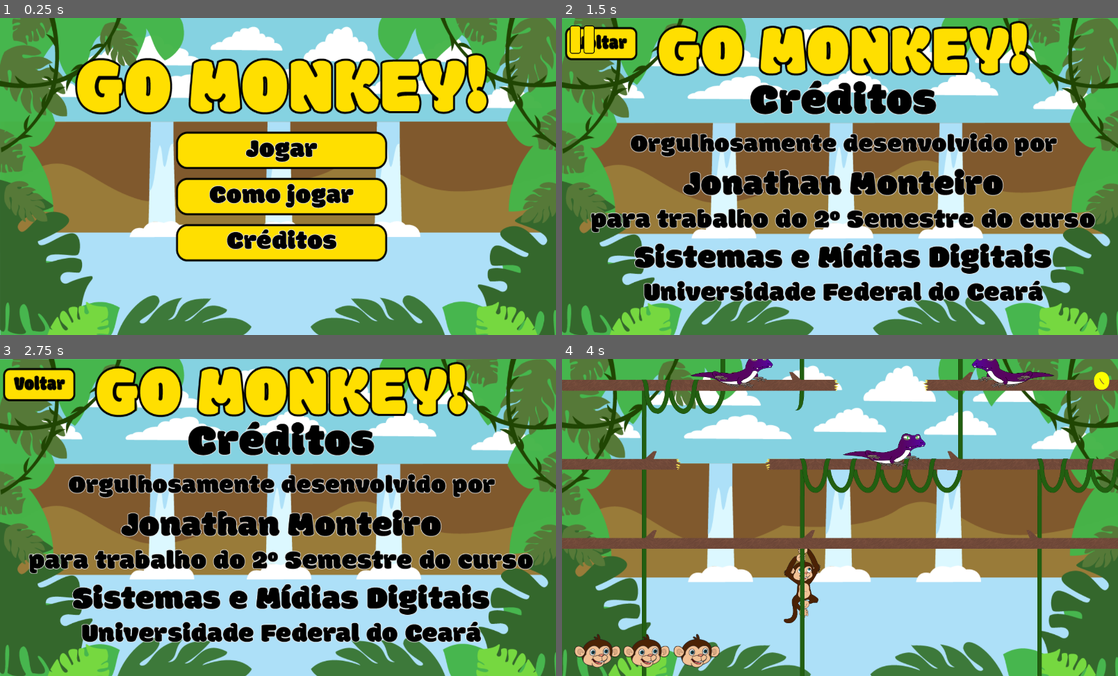
Above: before the commit, frames 1-4 (two rows, left to right).
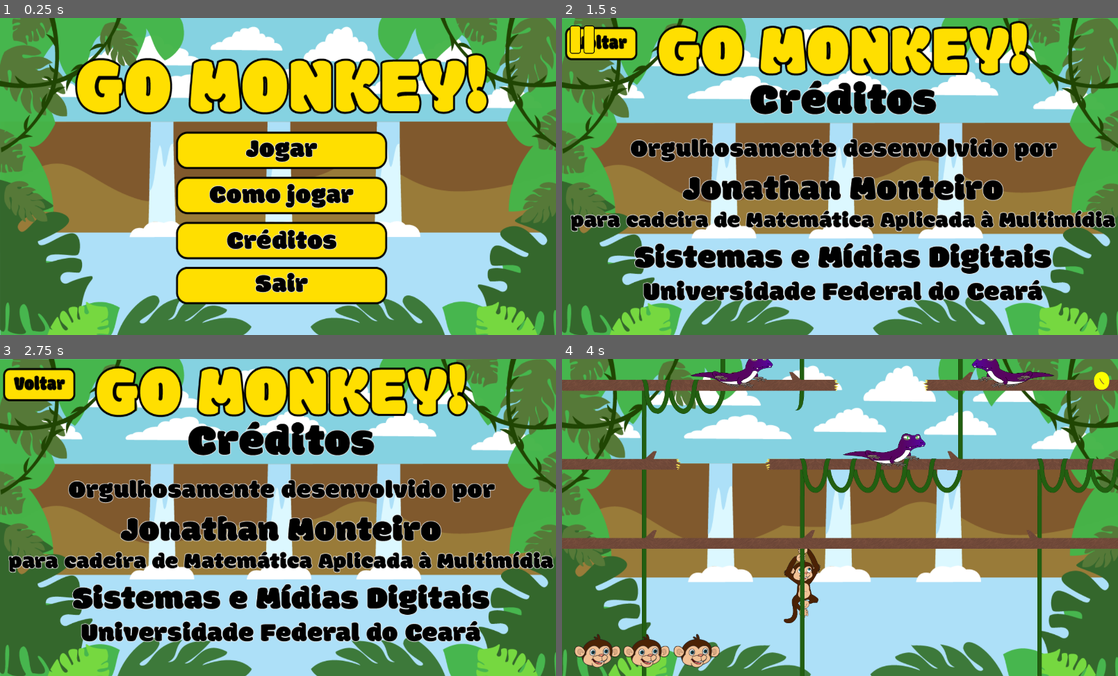
Above: after the commit, the same moments.

Repository: jmonteirodev/Go_monkey
Game: Godot game, scene res://World.tscn
The game is run twice, just before and just after one commit, with the same random seed, the same clock (stepped at 60 frames per second) and the same inputs. The engine's default icon, where the game draws it, is replaced by a stand-in: a white triangle on a blue panel in a dark square.
Inputs (mouse positions are in pixels of both pictures, inside the frame that each line leads up to; where the layout moved, square brackets give the same spot in the first picture):
- Up to frame 1 (0.25 s): no input
- Up to frame 2 (1.5 s): click (845, 243) [845, 246] at 0.5 s; click (845, 151) at 1.25 s
- Up to frame 3 (2.75 s): click (22, 381) at 2 s
- Up to frame 4 (4 s): click (845, 492) at 2.75 s; click (600, 381) at 3.5 s

The runs differ from the first frame. In frame 1, 6.5% of the frame differs, in the area x 31-70%, y 50-91%; in frame 2, 10%, in the area x 1-100%, y 35-90%; in frame 3, 10%; in frame 4, nothing differs.

Commit message:
Adicionado botão SAIR

Diff:
--- a/config/HUD.gd
+++ b/config/HUD.gd
@@ -96,3 +96,7 @@
 	$clique.play()
 	reiniciar = true
 	get_parent().jogando = true
+
+
+func _on_Sair_pressed():
+	get_parent().get_tree().quit()
--- a/config/HUD.tscn
+++ b/config/HUD.tscn
@@ -83,79 +83,79 @@
 "speed": 20.0
 } ]
 
+[sub_resource type="SpriteFrames" id=3]
+animations = [ {
+"frames": [ ExtResource( 70 ) ],
+"loop": true,
+"name": "default",
+"speed": 5.0
+} ]
+
+[sub_resource type="SpriteFrames" id=4]
+animations = [ {
+"frames": [ ExtResource( 11 ) ],
+"loop": true,
+"name": "default",
+"speed": 5.0
+} ]
+
+[sub_resource type="SpriteFrames" id=5]
+animations = [ {
+"frames": [ ExtResource( 12 ), ExtResource( 13 ), ExtResource( 14 ), ExtResource( 15 ), ExtResource( 16 ), ExtResource( 17 ), ExtResource( 18 ), ExtResource( 19 ), ExtResource( 20 ) ],
+"loop": true,
+"name": "default",
+"speed": 12.0
+} ]
+
+[sub_resource type="SpriteFrames" id=6]
+animations = [ {
+"frames": [ ExtResource( 22 ), ExtResource( 23 ), ExtResource( 24 ), ExtResource( 25 ), ExtResource( 26 ), ExtResource( 25 ), ExtResource( 24 ) ],
+"loop": true,
+"name": "default",
+"speed": 10.0
+} ]
+
+[sub_resource type="SpriteFrames" id=7]
+animations = [ {
+"frames": [ ExtResource( 27 ), ExtResource( 28 ), ExtResource( 29 ), ExtResource( 30 ), ExtResource( 31 ), ExtResource( 32 ), ExtResource( 33 ) ],
+"loop": true,
+"name": "default",
+"speed": 10.0
+} ]
+
+[sub_resource type="SpriteFrames" id=8]
+animations = [ {
+"frames": [ ExtResource( 34 ), ExtResource( 35 ), ExtResource( 36 ), ExtResource( 37 ), ExtResource( 38 ), ExtResource( 39 ), ExtResource( 40 ) ],
+"loop": true,
+"name": "default",
+"speed": 8.0
+} ]
+
+[sub_resource type="SpriteFrames" id=9]
+animations = [ {
+"frames": [ ExtResource( 41 ), ExtResource( 42 ), ExtResource( 43 ), ExtResource( 44 ), ExtResource( 45 ), ExtResource( 46 ), ExtResource( 47 ), ExtResource( 48 ), ExtResource( 48 ) ],
+"loop": true,
+"name": "default",
+"speed": 10.0
+} ]
+
+[sub_resource type="SpriteFrames" id=10]
+animations = [ {
+"frames": [ ExtResource( 49 ), ExtResource( 50 ), ExtResource( 51 ), ExtResource( 52 ), ExtResource( 53 ), ExtResource( 54 ), ExtResource( 55 ), ExtResource( 56 ), ExtResource( 57 ), ExtResource( 58 ), ExtResource( 59 ) ],
+"loop": true,
+"name": "default",
+"speed": 11.0
+} ]
+
+[sub_resource type="SpriteFrames" id=11]
+animations = [ {
+"frames": [ ExtResource( 60 ), ExtResource( 61 ), ExtResource( 62 ), ExtResource( 63 ) ],
+"loop": true,
+"name": "default",
+"speed": 6.0
+} ]
+
 [sub_resource type="SpriteFrames" id=12]
-animations = [ {
-"frames": [ ExtResource( 70 ) ],
-"loop": true,
-"name": "default",
-"speed": 5.0
-} ]
-
-[sub_resource type="SpriteFrames" id=3]
-animations = [ {
-"frames": [ ExtResource( 11 ) ],
-"loop": true,
-"name": "default",
-"speed": 5.0
-} ]
-
-[sub_resource type="SpriteFrames" id=4]
-animations = [ {
-"frames": [ ExtResource( 12 ), ExtResource( 13 ), ExtResource( 14 ), ExtResource( 15 ), ExtResource( 16 ), ExtResource( 17 ), ExtResource( 18 ), ExtResource( 19 ), ExtResource( 20 ) ],
-"loop": true,
-"name": "default",
-"speed": 12.0
-} ]
-
-[sub_resource type="SpriteFrames" id=5]
-animations = [ {
-"frames": [ ExtResource( 22 ), ExtResource( 23 ), ExtResource( 24 ), ExtResource( 25 ), ExtResource( 26 ), ExtResource( 25 ), ExtResource( 24 ) ],
-"loop": true,
-"name": "default",
-"speed": 10.0
-} ]
-
-[sub_resource type="SpriteFrames" id=6]
-animations = [ {
-"frames": [ ExtResource( 27 ), ExtResource( 28 ), ExtResource( 29 ), ExtResource( 30 ), ExtResource( 31 ), ExtResource( 32 ), ExtResource( 33 ) ],
-"loop": true,
-"name": "default",
-"speed": 10.0
-} ]
-
-[sub_resource type="SpriteFrames" id=7]
-animations = [ {
-"frames": [ ExtResource( 34 ), ExtResource( 35 ), ExtResource( 36 ), ExtResource( 37 ), ExtResource( 38 ), ExtResource( 39 ), ExtResource( 40 ) ],
-"loop": true,
-"name": "default",
-"speed": 8.0
-} ]
-
-[sub_resource type="SpriteFrames" id=8]
-animations = [ {
-"frames": [ ExtResource( 41 ), ExtResource( 42 ), ExtResource( 43 ), ExtResource( 44 ), ExtResource( 45 ), ExtResource( 46 ), ExtResource( 47 ), ExtResource( 48 ), ExtResource( 48 ) ],
-"loop": true,
-"name": "default",
-"speed": 10.0
-} ]
-
-[sub_resource type="SpriteFrames" id=9]
-animations = [ {
-"frames": [ ExtResource( 49 ), ExtResource( 50 ), ExtResource( 51 ), ExtResource( 52 ), ExtResource( 53 ), ExtResource( 54 ), ExtResource( 55 ), ExtResource( 56 ), ExtResource( 57 ), ExtResource( 58 ), ExtResource( 59 ) ],
-"loop": true,
-"name": "default",
-"speed": 11.0
-} ]
-
-[sub_resource type="SpriteFrames" id=10]
-animations = [ {
-"frames": [ ExtResource( 60 ), ExtResource( 61 ), ExtResource( 62 ), ExtResource( 63 ) ],
-"loop": true,
-"name": "default",
-"speed": 6.0
-} ]
-
-[sub_resource type="SpriteFrames" id=11]
 animations = [ {
 "frames": [ ExtResource( 65 ) ],
 "loop": true,
@@ -245,45 +245,56 @@
 
 [node name="Jogar" type="Button" parent="CanvasLayer/Inicio"]
 margin_left = -219.0
-margin_top = -90.6639
-margin_right = 225.0
-margin_bottom = -15.6639
-rect_pivot_offset = Vector2( 577.924, 310.266 )
-flat = true
-
-[node name="Como Jogar" type="Button" parent="CanvasLayer/Inicio"]
-margin_left = -219.0
-margin_top = 3.24063
-margin_right = 225.0
-margin_bottom = 78.2406
-rect_pivot_offset = Vector2( 452.584, 138.841 )
-flat = true
-
-[node name="Creditos" type="Button" parent="CanvasLayer/Inicio"]
-margin_left = -219.0
-margin_top = 99.6162
-margin_right = 225.0
-margin_bottom = 174.616
-rect_pivot_offset = Vector2( 452.584, 138.841 )
-flat = true
-
-[node name="Pause" type="AnimatedSprite" parent="CanvasLayer"]
-visible = false
-position = Vector2( 682.858, 384.513 )
-scale = Vector2( 1.14378, 1.214 )
-frames = SubResource( 12 )
-
-[node name="Jogar" type="Button" parent="CanvasLayer/Pause"]
-margin_left = -219.0
-margin_top = -90.6639
-margin_right = 225.0
-margin_bottom = -15.6639
+margin_top = -89.0164
+margin_right = 225.0
+margin_bottom = -14.0164
 rect_pivot_offset = Vector2( 577.924, 310.266 )
 flat = true
 __meta__ = {
 "_edit_use_anchors_": false
 }
 
+[node name="Como Jogar" type="Button" parent="CanvasLayer/Inicio"]
+margin_left = -219.0
+margin_top = 3.24063
+margin_right = 225.0
+margin_bottom = 78.2406
+rect_pivot_offset = Vector2( 452.584, 138.841 )
+flat = true
+
+[node name="Creditos" type="Button" parent="CanvasLayer/Inicio"]
+margin_left = -219.0
+margin_top = 93.0264
+margin_right = 225.0
+margin_bottom = 168.026
+rect_pivot_offset = Vector2( 452.584, 138.841 )
+flat = true
+
+[node name="Sair" type="Button" parent="CanvasLayer/Inicio"]
+margin_left = -219.0
+margin_top = 181.989
+margin_right = 225.0
+margin_bottom = 256.988
+rect_pivot_offset = Vector2( 452.584, 138.841 )
+flat = true
+
+[node name="Pause" type="AnimatedSprite" parent="CanvasLayer"]
+visible = false
+position = Vector2( 682.858, 384.513 )
+scale = Vector2( 1.14378, 1.214 )
+frames = SubResource( 3 )
+
+[node name="Jogar" type="Button" parent="CanvasLayer/Pause"]
+margin_left = -219.0
+margin_top = -90.6639
+margin_right = 225.0
+margin_bottom = -15.6639
+rect_pivot_offset = Vector2( 577.924, 310.266 )
+flat = true
+__meta__ = {
+"_edit_use_anchors_": false
+}
+
 [node name="Como Jogar" type="Button" parent="CanvasLayer/Pause"]
 margin_left = -219.0
 margin_top = 3.24063
@@ -297,6 +308,14 @@
 margin_top = 99.6162
 margin_right = 225.0
 margin_bottom = 174.616
+rect_pivot_offset = Vector2( 452.584, 138.841 )
+flat = true
+
+[node name="Sair" type="Button" parent="CanvasLayer/Pause"]
+margin_left = -219.0
+margin_top = 181.989
+margin_right = 225.0
+margin_bottom = 256.988
 rect_pivot_offset = Vector2( 452.584, 138.841 )
 flat = true
 
@@ -419,8 +438,10 @@
 [connection signal="pressed" from="CanvasLayer/Inicio/Jogar" to="." method="_on_Jogar_pressed"]
 [connection signal="pressed" from="CanvasLayer/Inicio/Como Jogar" to="." method="_on_Como_Jogar_pressed"]
 [connection signal="pressed" from="CanvasLayer/Inicio/Creditos" to="." method="_on_Creditos_pressed"]
+[connection signal="pressed" from="CanvasLayer/Inicio/Sair" to="." method="_on_Sair_pressed"]
 [connection signal="pressed" from="CanvasLayer/Pause/Jogar" to="." method="_on_Jogar_pressed"]
 [connection signal="pressed" from="CanvasLayer/Pause/Como Jogar" to="." method="_on_Como_Jogar_pressed"]
 [connection signal="pressed" from="CanvasLayer/Pause/Creditos" to="." method="_on_Creditos_pressed"]
+[connection signal="pressed" from="CanvasLayer/Pause/Sair" to="." method="_on_Sair_pressed"]
 [connection signal="pressed" from="CanvasLayer/comoJogar/Voltar" to="." method="_on_Voltar_pressed"]
 [connection signal="pressed" from="CanvasLayer/creditos/Voltar" to="." method="_on_Voltar_pressed"]
--- a/config/project.godot
+++ b/config/project.godot
@@ -23,6 +23,7 @@
 
 window/size/width=1350
 window/size/height=770
+window/size/resizable=false
 window/size/fullscreen=true
 window/stretch/mode="viewport"
 window/stretch/aspect="keep"
Not shown: 5 places in config/HUD.tscn that only renumber resources
Binary file changed: config/telas/comoJogar.png
Binary file changed: config/telas/credito.png
Binary file changed: config/telas/inicio/0.png
Binary file changed: config/telas/inicio/1.png
Binary file changed: config/telas/inicio/2.png
Binary file changed: config/telas/inicio/3.png
Binary file changed: config/telas/pause.png
Not shown, changed: GOMONKEY.exe
Not shown, changed: GOMONKEY.pck
Not shown, changed: sprites/tela/como jogar.ai
Not shown, changed: sprites/tela/creditos.ai
(and 2 more such lines)
